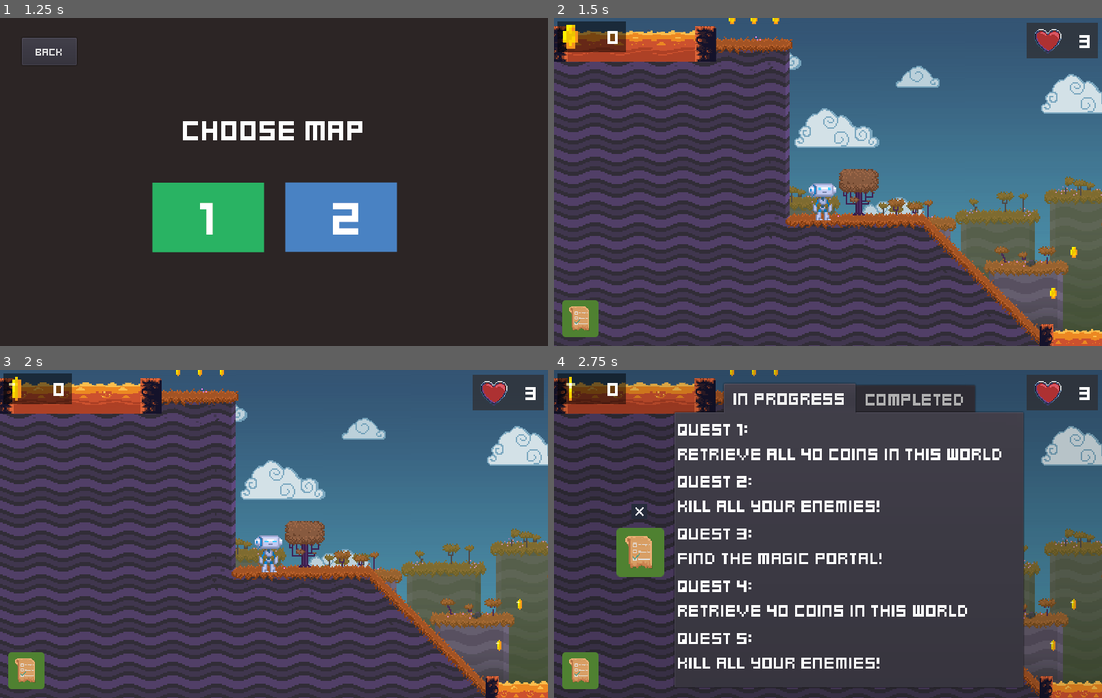
Above: before the commit, frames 1-4 (two rows, left to right).
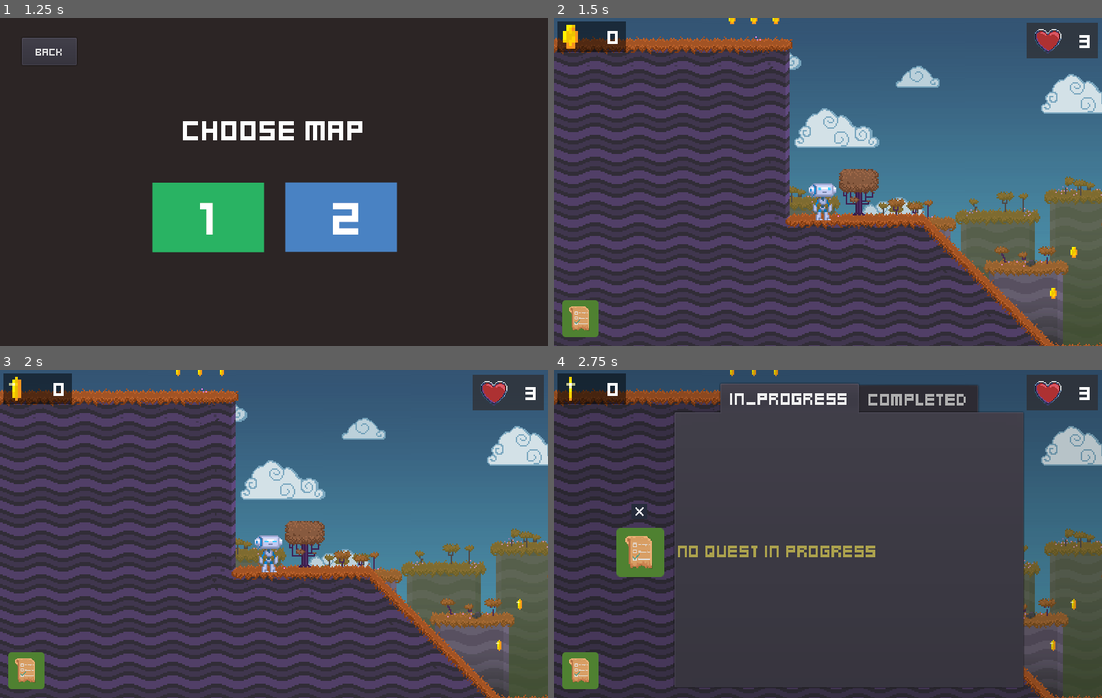
Above: after the commit, the same moments.

Repository: mahamismail/2DPlatformer
Game: Godot game, scene res://src/UserInterface/TitleMenu.tscn
Two runs of this game, one before a commit and one after it. Both use one fixed random seed, a clock stepped at 60 frames per second and the inputs below.
Inputs (mouse positions are in pixels of both pictures, inside the frame that each line leads up to):
- Up to frame 1 (1.25 s): click "Play" at 0.5 s
- Up to frame 2 (1.5 s): click (762, 218) at 1.25 s
- Up to frame 3 (2 s): no input
- Up to frame 4 (2.75 s): click (581, 671) at 2 s

Frame 1 is identical in both runs. In frame 2, 2.9% of the frame differs, in the area x 0-100%, y 2-100%; in frame 3, 2.9%; in frame 4, 9.0%.

Commit message:
Latest

Diff:
--- a/project.godot
+++ b/project.godot
@@ -67,7 +67,6 @@
 Global="*res://src/UserInterface/Global.gd"
 QuestsMenu="*res://src/UserInterface/QuestsMenu.gd"
 QuestsMenuScene="*res://src/UserInterface/QuestsMenu.tscn"
-QuestDisplay="*res://src/UserInterface/QuestDisplay.tscn"
 QuestGlobal="*res://src/UserInterface/QuestGlobal.gd"
 
 [debug]
--- a/src/Actors/NPC.gd
+++ b/src/Actors/NPC.gd
@@ -2,70 +2,30 @@
 
 onready var QuestState = QuestGlobal.QuestState
 onready var dialogue = $Dialogue
-#onready var questDisplay = get_node(@"../../../InterfaceLayer/QuestDisplay")
 
 signal quest_accepted()
 
 func _ready():
 	$Dialogue.hide()
 
-	#if get_parent().get_name() == "NPCGuy1":
-	#	quest = "Retrieve all 40 coins in this world"
-
-	#elif get_parent().get_name() == "NPCGuy2":
-	#	quest = "Kill all your enemies!"
-
-	#elif get_parent().get_name() == "NPCGuy3":
-	#	quest = "Find the magic portal!"
-
-	#elif get_parent().get_name() == "NPCGuy4":
-	#	quest = "Retrieve 40 coins in this world"
-
-	#elif get_parent().get_name() == "NPCGuy5":
-	#	quest = "Find the secret tunnel"
-
-	#if get_parent().get_name() == "NPCGuy1":
-	#	add_quest("QUEST 1", "Retrieve all 40 coins in this world")
-
-	#elif get_parent().get_name() == "NPCGuy2":
-	#	add_quest("QUEST 2", "Kill all your enemies!")
-
-	#elif get_parent().get_name() == "NPCGuy3":
-	#	add_quest("QUEST 3", "Find the magic portal!")
-
-	#elif get_parent().get_name() == "NPCGuy4":
-	#	add_quest("QUEST 4", "Retrieve 40 coins in this world")
-
-	#elif get_parent().get_name() == "NPCGuy5":
-	#	add_quest("QUEST 5", "Find the secret tunnel")
-
-#var _player_path = get_node(@"../../Player")
-
-# Function to add a new quest to the quest array
-#func add_quest(name, description):
-#	var quest
-#	quest.name = name
-#	quest.description = description
-#	quests.append(quest)
-
 func _unhandled_input(event):
 
-	if event.is_action_pressed("yes"):
-		print("quest accepted!")
-		emit_signal("quest_accepted")
-		$CollisionShape2D.set_deferred("disabled", true)
-		$TextEdit.set_text("..")
-
-	if event.is_action_pressed("no"):
-		$Dialogue.hide()
-		$TextEdit.show()  #hides the exclamation marks
-		print("quest declined!")
+	if dialogue.is_visible():
+		if event.is_action_pressed("yes"):
+			print("quest accepted!")
+			emit_signal("quest_accepted")
+			$CollisionShape2D.set_deferred("disabled", true)
+			$TextEdit.set_text("..")
+		elif event.is_action_pressed("no"):
+			$Dialogue.hide()
+			$TextEdit.show()  #hides the exclamation marks
+			print("quest declined!")
 
 func quest_is_completed():
 	QuestState.COMPLETED
 	$CollisionShape2D.set_deferred("disabled", true)
 	print("Quest completed!")
 
-func quest_is_inProgress():
+func _quest_is_inProgress():
 	QuestState.INPROGRESS
 	print("Quest is in progress")
--- a/src/Actors/Player.gd
+++ b/src/Actors/Player.gd
@@ -144,8 +144,9 @@
 func _on_Area2D_body_entered(body):
 	if body is Enemy:
 		emit_signal("lose_health");
+		print("Lost health")
 
-	elif body.get_name() == "NPCGuy1" || body.get_name() == "NPCGuy2" || body.get_name() == "NPCGuy3" || body.get_name() == "NPCGuy4" || body.get_name() == "NPCGuy5" :
+	if body.get_name() == "NPCGuy1" || body.get_name() == "NPCGuy2" || body.get_name() == "NPCGuy3" || body.get_name() == "NPCGuy4" || body.get_name() == "NPCGuy5" :
 
 		if body.get_node("Timer").time_left == 0:
 			body.get_node("Timer").start()
--- a/src/Level/Level.tscn
+++ b/src/Level/Level.tscn
@@ -9,9 +9,7 @@
 [ext_resource path="res://src/Level/ParallaxBackground.tscn" type="PackedScene" id=7]
 [ext_resource path="res://assets/audio/music/music.ogg" type="AudioStream" id=8]
 [ext_resource path="res://src/Level/Music.gd" type="Script" id=9]
-[ext_resource path="res://src/Objects/Lava.tscn" type="PackedScene" id=10]
 [ext_resource path="res://src/Objects/Door.tscn" type="PackedScene" id=11]
-[ext_resource path="res://src/Actors/NPCGuy.tscn" type="PackedScene" id=12]
 
 [sub_resource type="Animation" id=1]
 resource_name = "move"
@@ -59,7 +57,7 @@
 tile_data = PoolIntArray( -65546, 536870913, 0, -65545, 1, 0, -131044, 536870913, 0, -131043, 1, 0, -10, 536870915, 0,  …(7985 unchanged characters)…
 
 [node name="Door" parent="." instance=ExtResource( 11 )]
-position = Vector2( 831, 362 )
+position = Vector2( -133, 390 )
 
 [node name="Coins" type="Node" parent="."]
 
@@ -100,7 +98,7 @@
 position = Vector2( -0.0551455, -16.065 )
 
 [node name="CoinsSquare" type="Node2D" parent="Coins"]
-position = Vector2( -214.835, 161.6 )
+position = Vector2( 111, 189 )
 
 [node name="Coin" parent="Coins/CoinsSquare" instance=ExtResource( 4 )]
 position = Vector2( -16, -16 )
@@ -265,40 +263,9 @@
 [node name="Enemy4" parent="Enemies" instance=ExtResource( 2 )]
 position = Vector2( 828.515, 77.262 )
 
-[node name="NPCs" type="Node2D" parent="."]
-visible = false
-
-[node name="NPCGuy1" parent="NPCs" instance=ExtResource( 12 )]
-position = Vector2( 461, 281 )
-
-[node name="NPCGuy2" parent="NPCs" instance=ExtResource( 12 )]
-position = Vector2( 81, 25 )
-
 [node name="ParallaxBackground" parent="." instance=ExtResource( 7 )]
 
 [node name="Music" type="AudioStreamPlayer" parent="."]
 stream = ExtResource( 8 )
 autoplay = true
 script = ExtResource( 9 )
-
-[node name="Lava" type="Node" parent="."]
-
-[node name="Lava3" parent="Lava" instance=ExtResource( 10 )]
-position = Vector2( 219, 736 )
-scale = Vector2( 1.47277, 2.13706 )
-
-[node name="Lava2" parent="Lava" instance=ExtResource( 10 )]
-position = Vector2( -156, 511 )
-scale = Vector2( 2.36, 2 )
-
-[node name="Lava4" parent="Lava" instance=ExtResource( 10 )]
-position = Vector2( 49, 323 )
-scale = Vector2( 1.47277, 2.13706 )
-
-[node name="Lava5" parent="Lava" instance=ExtResource( 10 )]
-position = Vector2( -45, 96 )
-scale = Vector2( 1.60798, 1.36863 )
-
-[node name="Lava6" parent="Lava" instance=ExtResource( 10 )]
-position = Vector2( 351, 131 )
-scale = Vector2( 1.28799, 1.36863 )
--- a/src/Main/Game.gd
+++ b/src/Main/Game.gd
@@ -2,6 +2,8 @@
 # This class contains controls that should always be accessible, like pausing
 # the game or toggling the window full-screen.
 
+signal quest_is_inProgress()
+signal quest_is_completed()
 
 # The "_" prefix is a convention to indicate that variables are private,
 # that is to say, another node or script should not access them.
@@ -11,6 +13,18 @@
 onready var playAgain_button = $InterfaceLayer/PauseMenu/ColorRect/CenterContainer/VBoxContainer/PlayAgainButton
 onready var questDisplay = $InterfaceLayer/QuestDisplay
 onready var questDescription = $InterfaceLayer/QuestDisplay/Panel/QuestDescription
+onready var questAccepted = $InterfaceLayer/QuestDisplay/Panel/Accepted
+
+onready var questMenu = $InterfaceLayer/QuestMenu/ColorRect/QuestPanel
+onready var questsInProgress = questMenu.get_node("In_Progress")
+onready var questsCompleted = questMenu.get_node("Completed")
+onready var placeholderProg = questsInProgress.get_node("Placeholder")
+onready var placeholderComp = questsCompleted.get_node("Placeholder")
+
+func _init():
+	OS.min_window_size = OS.window_size
+	OS.max_window_size = OS.get_screen_size()
+
 
 onready var NPCGuy1 = $Level/NPCs2/NPCGuy1
 onready var NPCGuy2 = $Level/NPCs2/NPCGuy2
@@ -18,14 +32,6 @@
 onready var NPCGuy4 = $Level/NPCs2/NPCGuy4
 onready var NPCGuy5 = $Level/NPCs2/NPCGuy5
 
-signal quest_is_inProgress()
-
-func _init():
-	OS.min_window_size = OS.window_size
-	OS.max_window_size = OS.get_screen_size()
-
-func _ready():
-	questDisplay.hide()
 
 #func _notification(what):
 #	if what == NOTIFICATION_WM_QUIT_REQUEST:
@@ -54,25 +60,39 @@
 
 #DON'T FORGET TO LINK ALL THE NPCs TO THIS
 func _quest_accepted():
+	#CHANGES IN QUEST DISPLAY & QUEST MENU
 	questDisplay.show()
 
-	if NPCGuy1:
-		questDescription.set_text(QuestGlobal.quest1)
+	if placeholderProg.is_visible():
+		placeholderProg.hide()
 
-	elif NPCGuy2:
-		questDescription.set_text(QuestGlobal.quest2)
+	if get_tree().get_current_scene().get_name() == "Game":
+		if NPCGuy1:
+			questAccepted.set_text("Quest Accepted")
+			questDescription.set_text(QuestGlobal.quest1)
+			questsInProgress.get_node("Quest 1").show()
+		elif NPCGuy2:
+			questAccepted.set_text("Quest Accepted")
+			questDescription.set_text(QuestGlobal.quest2)
+			questsInProgress.get_node("Quest 2").show()
+		elif NPCGuy3:
+			questAccepted.set_text("Quest Accepted")
+			questDescription.set_text(QuestGlobal.quest2)
+			questsInProgress.get_node("Quest 3").show()
+	elif get_tree().get_current_scene().get_name() == "Game2":
 
-	elif NPCGuy3:
-		questDescription.set_text(QuestGlobal.quest3)
+		if NPCGuy4:
+			questAccepted.set_text("Quest Accepted")
+			questDescription.set_text(QuestGlobal.quest4)
+			questsInProgress.get_node("Quest 4").show()
 
-	elif NPCGuy4:
-		questDescription.set_text(QuestGlobal.quest4)
+		elif NPCGuy5:
+			questAccepted.set_text("Quest Accepted")
+			questDescription.set_text(QuestGlobal.quest5)
+			questsInProgress.get_node("Quest 5").show()
 
-	elif NPCGuy5:
-		questDescription.set_text(QuestGlobal.quest5)
 
-	yield(get_tree().create_timer(10), "timeout")
-
+	yield(get_tree().create_timer(5), "timeout")
 	questDisplay.hide()
 
 	emit_signal("quest_is_inProgress")
@@ -91,3 +111,34 @@
 	pause_menu_label.set_text("You died!")
 	playAgain_button.show()
 	resume_button.hide()
+
+
+#UPDATES IN QUEST MENU once quest is completed
+func update_UI_OnComp():
+
+	if placeholderComp.is_visible():
+		placeholderComp.hide()
+
+	if get_tree().get_current_scene().get_name() == "Game":
+		if NPCGuy1:
+			questAccepted.set_text("Quest Completed")
+			questsCompleted.get_node("Quest 1").show()
+		elif NPCGuy2:
+			questAccepted.set_text("Quest Completed")
+			questsCompleted.get_node("Quest 2").show()
+		elif NPCGuy3:
+			questAccepted.set_text("Quest Completed")
+			questsCompleted.get_node("Quest 3").show()
+	elif get_tree().get_current_scene().get_name() == "Game2":
+		if NPCGuy4:
+			questAccepted.set_text("Quest Completed")
+			questsCompleted.get_node("Quest 4").show()
+		elif NPCGuy5:
+			questAccepted.set_text("Quest Completed")
+			questsCompleted.get_node("Quest 5").show()
+		pass # Replace with function body.
+
+	yield(get_tree().create_timer(5), "timeout")
+	questDisplay.hide()
+
+	emit_signal("quest_is_completed")
--- a/src/Main/Game.tscn
+++ b/src/Main/Game.tscn
@@ -35,6 +35,9 @@
 
 [node name="NPCGuy2" parent="Level/NPCs2" instance=ExtResource( 9 )]
 position = Vector2( 81, 25 )
+
+[node name="NPCGuy3" parent="Level/NPCs2" instance=ExtResource( 9 )]
+position = Vector2( 878, 87 )
 
 [node name="Player" parent="Level" instance=ExtResource( 4 )]
 position = Vector2( 90, 546 )
@@ -93,7 +96,13 @@
 margin_bottom = 468.0
 texture_normal = ExtResource( 7 )
 
+[connection signal="quest_is_inProgress" from="." to="Level/NPCs2/NPCGuy1" method="_quest_is_inProgress"]
+[connection signal="quest_is_inProgress" from="." to="Level/NPCs2/NPCGuy2" method="_quest_is_inProgress"]
+[connection signal="quest_is_inProgress" from="." to="Level/NPCs2/NPCGuy3" method="_quest_is_inProgress"]
 [connection signal="quest_accepted" from="Level/NPCs2/NPCGuy1" to="." method="_quest_accepted"]
 [connection signal="quest_accepted" from="Level/NPCs2/NPCGuy2" to="." method="_quest_accepted"]
+[connection signal="quest_accepted" from="Level/NPCs2/NPCGuy3" to="." method="_quest_accepted"]
+[connection signal="lose_health" from="Level/Player" to="InterfaceLayer/HealthCounter" method="_lose_health"]
+[connection signal="updateUIOnComp" from="InterfaceLayer/CoinsCounter" to="." method="update_UI_OnComp"]
 [connection signal="you_Died" from="InterfaceLayer/HealthCounter" to="." method="end_Game"]
 [connection signal="pressed" from="InterfaceLayer/QuestMenuButton" to="InterfaceLayer/QuestMenu" method="_on_QuestMenuButton_pressed"]
--- a/src/Main/Game2.tscn
+++ b/src/Main/Game2.tscn
@@ -23,9 +23,6 @@
 [node name="Level" parent="." instance=ExtResource( 3 )]
 
 [node name="NPCs2" type="Node2D" parent="Level"]
-
-[node name="NPCGuy3" parent="Level/NPCs2" instance=ExtResource( 9 )]
-position = Vector2( 77, -8 )
 
 [node name="NPCGuy4" parent="Level/NPCs2" instance=ExtResource( 9 )]
 position = Vector2( 79, 279 )
@@ -60,7 +57,8 @@
 margin_bottom = 468.0
 texture_normal = ExtResource( 7 )
 
-[connection signal="quest_accepted" from="Level/NPCs2/NPCGuy3" to="." method="_quest_accepted"]
+[connection signal="quest_is_inProgress" from="." to="Level/NPCs2/NPCGuy4" method="_quest_is_inProgress"]
+[connection signal="quest_is_inProgress" from="." to="Level/NPCs2/NPCGuy5" method="_quest_is_inProgress"]
 [connection signal="quest_accepted" from="Level/NPCs2/NPCGuy4" to="." method="_quest_accepted"]
 [connection signal="quest_accepted" from="Level/NPCs2/NPCGuy5" to="." method="_quest_accepted"]
 [connection signal="pressed" from="InterfaceLayer/QuestMenuButton" to="InterfaceLayer/QuestMenu" method="_on_QuestMenuButton_pressed"]
--- a/src/Objects/Door.tscn
+++ b/src/Objects/Door.tscn
@@ -1,11 +1,9 @@
 [gd_scene load_steps=4 format=2]
 
-[ext_resource path="res://assets/art/background/cloud_3.png" type="Texture" id=1]
+[ext_resource path="res://assets/art/portal/portal.png" type="Texture" id=1]
 [ext_resource path="res://src/Objects/Door.gd" type="Script" id=2]
 
-[sub_resource type="CapsuleShape2D" id=1]
-radius = 7.95085
-height = 18.4152
+[sub_resource type="CircleShape2D" id=1]
 
 [node name="Door" type="Area2D"]
 collision_layer = 64
@@ -16,6 +14,7 @@
 
 [node name="CollisionShape2D" type="CollisionShape2D" parent="."]
 rotation = 1.57779
+scale = Vector2( 1.91774, 1.91774 )
 shape = SubResource( 1 )
 
 [connection signal="body_entered" from="." to="." method="_on_Door_body_entered"]
--- a/src/Objects/Lava.gd
+++ b/src/Objects/Lava.gd
@@ -6,7 +6,5 @@
 #If player enters the Lava's Area2D, the game ends.
 func _on_Lava_body_entered(body):
 	if body is Player:
-		health = 0
-		body.queue_free()
-		game.end_Game()
+		health = health - 1
 	pass # Replace with function body.
--- a/src/UserInterface/CoinsCounter.gd
+++ b/src/UserInterface/CoinsCounter.gd
@@ -3,8 +3,11 @@
 var coins_collected = Global.coins_collected
 
 onready var coins_label = $Label
+#onready var stateOfQ = QuestGlobal.stateOfQ
+#onready var QuestState = QuestGlobal.QuestState
 
 signal you_Win()
+signal updateUIOnComp()
 
 func _ready():
 	coins_label.set_text(str(coins_collected))
@@ -20,6 +23,10 @@
 	coins_collected += 1
 	coins_label.set_text(str(coins_collected))
 
+	#if stateOfQ == QuestState.INPROGRESS:
 	if coins_collected == 40: #if all 40 coins collected, emit the signal "you win"
+		print("Updating UI")
 		emit_signal("you_Win")
+		emit_signal("updateUIOnComp")
+		#emit_signal("you_Win")
 		pass
--- a/src/UserInterface/QuestGlobal.gd
+++ b/src/UserInterface/QuestGlobal.gd
@@ -1,9 +1,9 @@
 extends Node
 
-onready var quest1 = "Retrieve all 40 coins in this world"
+onready var quest1 = "Retrieve all 40 coins in LV 1"
 onready var quest2 = "Kill all your enemies!"
 onready var quest3 = "Find the magic portal!"
-onready var quest4 = "Retrieve 40 coins in this world"
+onready var quest4 = "Retrieve 40 coins in LV 2"
 onready var quest5 = "Find the secret tunnel"
 
 enum QuestState {
@@ -11,6 +11,5 @@
 	INPROGRESS,
 	NOTFOUNDYET,
 }
-
-func _ready():
-	QuestState.NOTFOUNDYET
+func ready():
+	var stateOfQ = QuestState.NOTFOUNDYET;
--- a/src/UserInterface/QuestView.tscn
+++ /dev/null
@@ -1,23 +0,0 @@
-[gd_scene load_steps=6 format=2]
-
-[ext_resource path="res://src/UserInterface/PauseMenu.tscn" type="PackedScene" id=1]
-[ext_resource path="res://src/UserInterface/CoinsCounter.tscn" type="PackedScene" id=2]
-[ext_resource path="res://src/UserInterface/HealthCounter.tscn" type="PackedScene" id=3]
-
-[sub_resource type="StyleBoxFlat" id=1]
-bg_color = Color( 0, 0, 0, 0.5 )
-
-[sub_resource type="StyleBoxFlat" id=23]
-
-[node name="QuestView" type="CanvasLayer"]
-layer = 100
-
-[node name="PauseMenu" parent="." instance=ExtResource( 1 )]
-
-[node name="CoinsCounter" parent="." instance=ExtResource( 2 )]
-margin_right = 105.0
-margin_bottom = 50.0
-custom_styles/panel = SubResource( 1 )
-
-[node name="HealthCounter" parent="." instance=ExtResource( 3 )]
-custom_styles/panel = SubResource( 23 )
--- a/src/UserInterface/QuestsMenu.gd
+++ b/src/UserInterface/QuestsMenu.gd
@@ -10,11 +10,6 @@
 
 func _ready():
 	hide()
-
-
-func _quest_is_inProgress():
-	$ColorRect/QuestPanel/InProgress
-
 
 func questMenu_is_showing(value):
 	questMenu_showing = value
--- a/src/UserInterface/QuestsMenu.tscn
+++ b/src/UserInterface/QuestsMenu.tscn
@@ -38,31 +38,46 @@
 rect_scale = Vector2( 0.878504, 0.878504 )
 size_flags_stretch_ratio = 0.0
 
-[node name="In Progress" type="VBoxContainer" parent="ColorRect/QuestPanel"]
-anchor_left = 0.037
-anchor_right = 1.0
-anchor_bottom = 1.0
+[node name="In_Progress" type="VBoxContainer" parent="ColorRect/QuestPanel"]
+anchor_right = 1.0
+anchor_bottom = 1.0
+margin_left = 4.0
 margin_top = 56.0
-margin_right = -6.0
+margin_right = -4.0
 margin_bottom = -4.0
 rect_min_size = Vector2( 300, 445 )
 rect_pivot_offset = Vector2( 855.597, 192.149 )
 custom_constants/separation = 8
-
-[node name="Quest 1" type="Label" parent="ColorRect/QuestPanel/In Progress"]
-margin_right = 542.0
-margin_bottom = 79.0
+alignment = 1
+
+[node name="Placeholder" type="Label" parent="ColorRect/QuestPanel/In_Progress"]
+margin_top = 203.0
+margin_right = 332.0
+margin_bottom = 241.0
+rect_min_size = Vector2( 300, 38 )
+size_flags_horizontal = 0
+size_flags_vertical = 5
+theme = ExtResource( 1 )
+custom_colors/font_color = Color( 0.67451, 0.635294, 0.301961, 1 )
+text = "No Quest in progress"
+
+[node name="Quest 1" type="Label" parent="ColorRect/QuestPanel/In_Progress"]
+visible = false
+margin_top = 206.0
+margin_right = 437.0
+margin_bottom = 285.0
 rect_min_size = Vector2( 300, 38 )
 size_flags_horizontal = 0
 size_flags_vertical = 5
 theme = ExtResource( 1 )
 text = "Quest 1:
-Retrieve all 40 coins in this world"
-
-[node name="Quest 2" type="Label" parent="ColorRect/QuestPanel/In Progress"]
-margin_top = 87.0
-margin_right = 339.0
-margin_bottom = 166.0
+Retrieve all 40 coins in LV 1"
+
+[node name="Quest 2" type="Label" parent="ColorRect/QuestPanel/In_Progress"]
+visible = false
+margin_top = 75.0
+margin_right = 339.0
+margin_bottom = 154.0
 rect_min_size = Vector2( 300, 38 )
 size_flags_horizontal = 0
 size_flags_vertical = 5
@@ -70,10 +85,11 @@
 text = "QUEST 2:
 Kill all your enemies!"
 
-[node name="Quest 3" type="Label" parent="ColorRect/QuestPanel/In Progress"]
-margin_top = 174.0
+[node name="Quest 3" type="Label" parent="ColorRect/QuestPanel/In_Progress"]
+visible = false
+margin_top = 119.0
 margin_right = 343.0
-margin_bottom = 253.0
+margin_bottom = 198.0
 rect_min_size = Vector2( 300, 38 )
 size_flags_horizontal = 0
 size_flags_vertical = 5
@@ -81,22 +97,23 @@
 text = "QUEST 3:
 Find the magic portal!"
 
-[node name="Quest 4" type="Label" parent="ColorRect/QuestPanel/In Progress"]
-margin_top = 261.0
+[node name="Quest 4" type="Label" parent="ColorRect/QuestPanel/In_Progress"]
+visible = false
+margin_top = 162.0
 margin_right = 485.0
-margin_bottom = 340.0
+margin_bottom = 241.0
 rect_min_size = Vector2( 300, 38 )
 size_flags_horizontal = 0
 size_flags_vertical = 5
 theme = ExtResource( 1 )
 text = "QUEST 4:
-Retrieve 40 coins in this world"
-valign = 1
-
-[node name="Quest 5" type="Label" parent="ColorRect/QuestPanel/In Progress"]
-margin_top = 348.0
-margin_right = 339.0
-margin_bottom = 427.0
+Retrieve 40 coins in LV 2"
+
+[node name="Quest 5" type="Label" parent="ColorRect/QuestPanel/In_Progress"]
+visible = false
+margin_top = 206.0
+margin_right = 339.0
+margin_bottom = 285.0
 rect_min_size = Vector2( 300, 38 )
 size_flags_horizontal = 0
 size_flags_vertical = 5
@@ -113,17 +130,75 @@
 margin_right = -4.0
 margin_bottom = -4.0
 
-[node name="TextEdit2" type="Label" parent="ColorRect/QuestPanel/Completed"]
-visible = false
-margin_left = 113.0
-margin_top = 153.0
-margin_right = 556.0
-margin_bottom = 191.0
-size_flags_horizontal = 0
-size_flags_vertical = 5
-theme = ExtResource( 1 )
-text = "You do not have any quests."
-align = 1
+[node name="Placeholder" type="Label" parent="ColorRect/QuestPanel/Completed"]
+margin_right = 372.0
+margin_bottom = 38.0
+rect_min_size = Vector2( 300, 38 )
+size_flags_horizontal = 0
+size_flags_vertical = 5
+theme = ExtResource( 1 )
+custom_colors/font_color = Color( 0.67451, 0.635294, 0.301961, 1 )
+text = "No Quest completed yet"
+
+[node name="Quest 1" type="Label" parent="ColorRect/QuestPanel/Completed"]
+visible = false
+margin_top = 42.0
+margin_right = 542.0
+margin_bottom = 121.0
+rect_min_size = Vector2( 300, 38 )
+size_flags_horizontal = 0
+size_flags_vertical = 5
+theme = ExtResource( 1 )
+text = "Quest 1:
+Retrieve all 40 coins in LV 1"
+
+[node name="Quest 2" type="Label" parent="ColorRect/QuestPanel/Completed"]
+visible = false
+margin_top = 125.0
+margin_right = 339.0
+margin_bottom = 204.0
+rect_min_size = Vector2( 300, 38 )
+size_flags_horizontal = 0
+size_flags_vertical = 5
+theme = ExtResource( 1 )
+text = "QUEST 2:
+Kill all your enemies!"
+
+[node name="Quest 3" type="Label" parent="ColorRect/QuestPanel/Completed"]
+visible = false
+margin_top = 208.0
+margin_right = 343.0
+margin_bottom = 287.0
+rect_min_size = Vector2( 300, 38 )
+size_flags_horizontal = 0
+size_flags_vertical = 5
+theme = ExtResource( 1 )
+text = "QUEST 3:
+Find the magic portal!"
+
+[node name="Quest 4" type="Label" parent="ColorRect/QuestPanel/Completed"]
+visible = false
+margin_top = 291.0
+margin_right = 485.0
+margin_bottom = 370.0
+rect_min_size = Vector2( 300, 38 )
+size_flags_horizontal = 0
+size_flags_vertical = 5
+theme = ExtResource( 1 )
+text = "QUEST 4:
+Retrieve 40 coins in LV 2"
+
+[node name="Quest 5" type="Label" parent="ColorRect/QuestPanel/Completed"]
+visible = false
+margin_top = 42.0
+margin_right = 339.0
+margin_bottom = 121.0
+rect_min_size = Vector2( 300, 38 )
+size_flags_horizontal = 0
+size_flags_vertical = 5
+theme = ExtResource( 1 )
+text = "QUEST 5:
+Kill all your enemies!"
 
 [node name="Quest" type="Sprite" parent="ColorRect"]
 position = Vector2( 127, 267 )
Binary file added: assets/art/portal/portal.png
Not shown, added: assets/art/portal/portal.png.import
Not shown, removed: index.apple-touch-icon.png.import
Not shown, removed: index.icon.png.import
Not shown, removed: index.png.import
Not shown: 1 places in src/Level/Level.tscn that only renumber resources
Not shown, added: assets/art/ui/Door.psd
Not shown, changed: index.pck
Not shown, changed: index.zip
